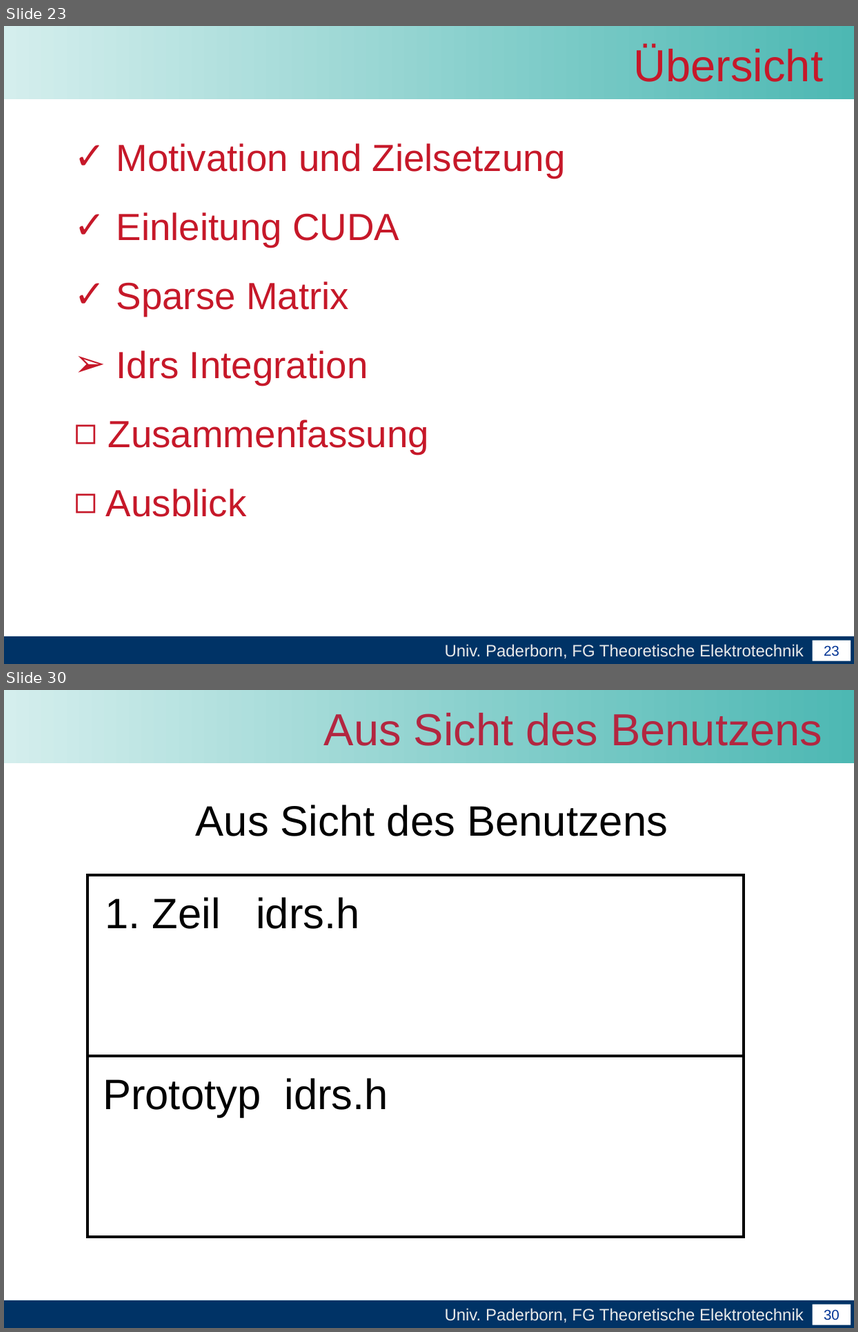
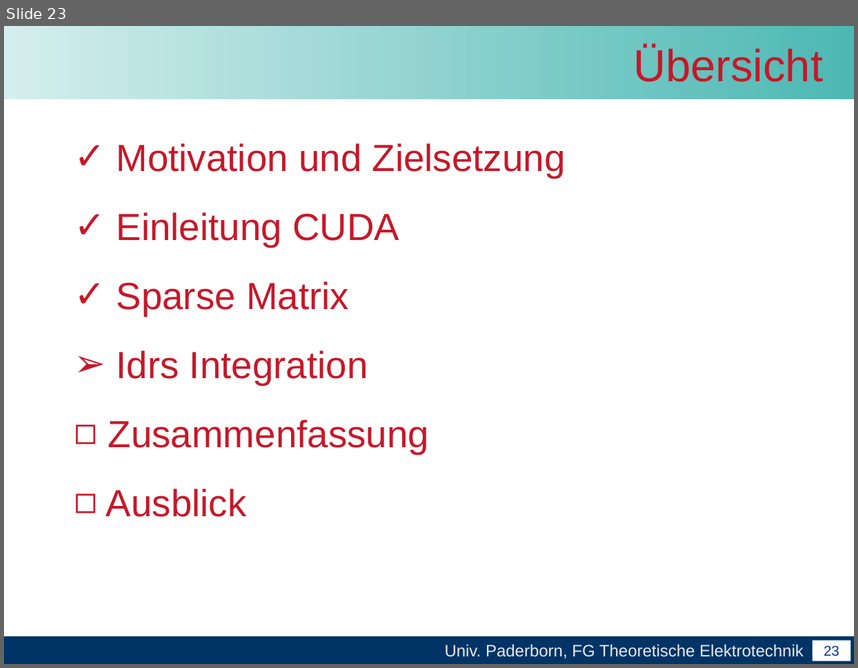
Before and after one commit to unconditional/projektarbeitcuda, a slide deck: Abschlussvortrag/Abschlussvortrag der Projektarbeit CUDA.ppt. Shown one above the other, each under a label of ours: slides 23 and 30 before the commit, slide 23 after it; the slides between them are not shown. The pictures are 858x1332 and 858x668 pixels, drawn with LibreOffice and Linux fonts; fonts in the diff are those of the drawing; background and template pictures are left out. Boxes give left, top, right and bottom in pixels: in the first picture for what was removed or moved away, otherwise in the second. Text is boxed around its words. In the diff, an @@ line names an element or a change of style, - is before the commit and + after.

```diff
--- a/Abschlussvortrag/Abschlussvortrag der Projektarbeit CUDA.ppt
+++ b/Abschlussvortrag/Abschlussvortrag der Projektarbeit CUDA.ppt
@@ slide 30 removed at box(4, 690, 854, 1328), background #FFFFFF; not listed: 4 template elements that a slide beside it also shows @@
@@ title removed at box(324, 713, 822, 746) @@
-Aus Sicht des Benutzens
@@ text removed at box(196, 805, 668, 836) @@
-Aus Sicht des Benutzens
@@ rectangle removed at box(87, 876, 744, 1056) @@
@@ text removed at box(105, 897, 360, 929) @@
-1. Zeil idrs.h
@@ rectangle removed at box(87, 1056, 744, 1236) @@
@@ text removed at box(103, 1078, 389, 1117) @@
-Prototyp idrs.h
```
Also in this commit, not shown: 5 slides changed, 11 slides added, 1 other slide removed.
